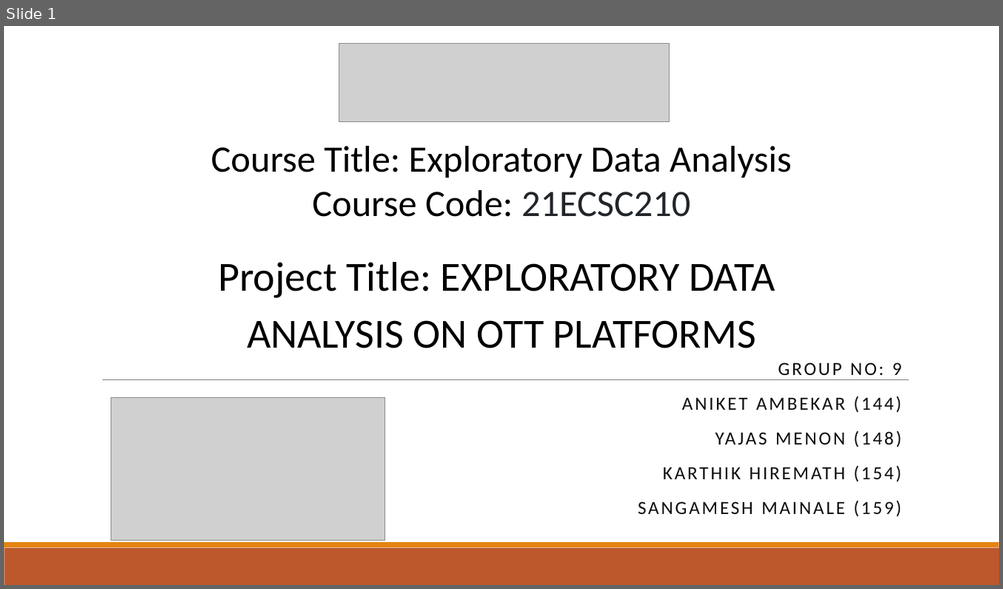
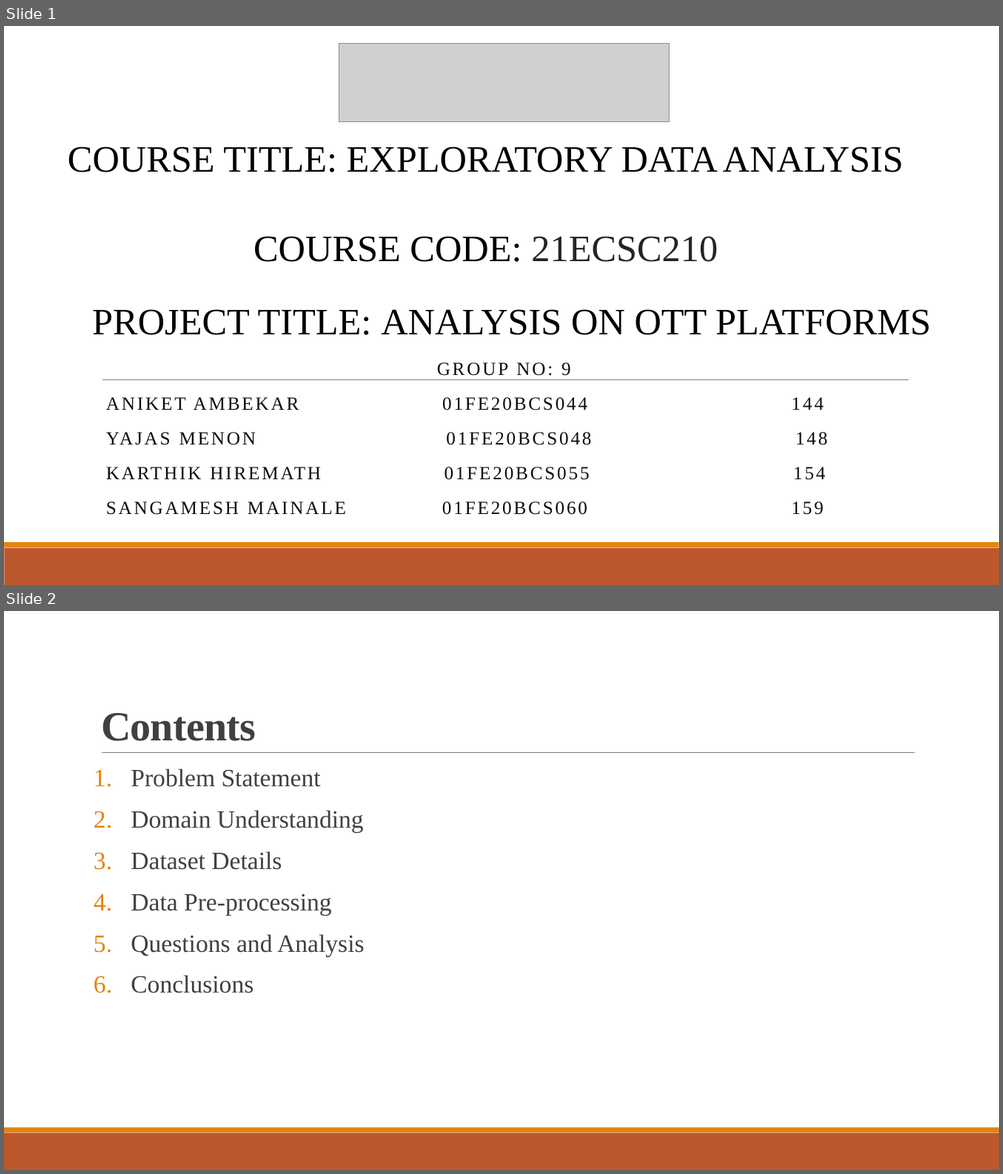
Before and after one commit to Yajas2913/Data-analysis-on-OTT-Platform, a slide deck: EDA_ppt.pptx. Shown one above the other, each under a label of ours: slide 1 before the commit, slides 1 and 2 after it. The pictures are 1003x589 and 1003x1174 pixels, drawn with LibreOffice and Linux fonts; fonts in the diff are those of the drawing; grey boxes stand for pictures. Boxes give left, top, right and bottom in pixels: in the first picture for what was removed or moved away, otherwise in the second. Text is boxed around its words. In the diff, an @@ line names an element or a change of style, - is before the commit and + after.

```diff
--- a/EDA_ppt.pptx
+++ b/EDA_ppt.pptx
@@ slide 2 added at box(4, 611, 999, 1170), background #FFFFFF; not listed: 2 template elements that a slide beside it also shows @@
@@ title added at box(101, 713, 256, 741), 40 pt, text #404040, bold @@
+Contents
@@ line added from (102, 753) to (915, 753), #808080 0.5 pt @@
@@ text added at box(131, 769, 364, 994), 24 pt, text #404040 @@
+1. Problem Statement
+2. Domain Understanding
+3. Dataset Details
+4. Data Pre-processing
+5. Questions and Analysis
+6. Conclusions
@@ slide 1 changed as well @@
@@ text at box(68, 147, 903, 262): text changed; font Calibri to Times New Roman @@
-Course Title: Exploratory Data Analysis
-Course Code: 21ECSC210
+COURSE TITLE: EXPLORATORY DATA ANALYSIS
+COURSE CODE: 21ECSC210
@@ text at box(92, 309, 930, 335): text changed; size 40 to 36 pt; font Calibri to Times New Roman @@
-Project Title: EXPLORATORY DATA ANALYSIS ON OTT PLATFORMS
+PROJECT TITLE: ANALYSIS ON OTT PLATFORMS
@@ subtitle at box(437, 363, 571, 376): font Calibri to Times New Roman in "GROUP NO: 9"; alignment right to centre @@
@@ subtitle at box(106, 397, 827, 515): text changed; font Calibri to Times New Roman @@
-ANIKET AMBEKAR (144)
-YAJAS MENON (148)
-KARTHIK HIREMATH (154)
-SANGAMESH MAINALE (159)
+ANIKET AMBEKAR 01FE20BCS044 144
+YAJAS MENON 01FE20BCS048 148
+KARTHIK HIREMATH 01FE20BCS055 154
+SANGAMESH MAINALE 01FE20BCS060 159
@@ picture removed at box(111, 398, 384, 541) @@
```
Also in this commit, not shown: 13 other slides changed, 2 other slides added, 10 other files.
